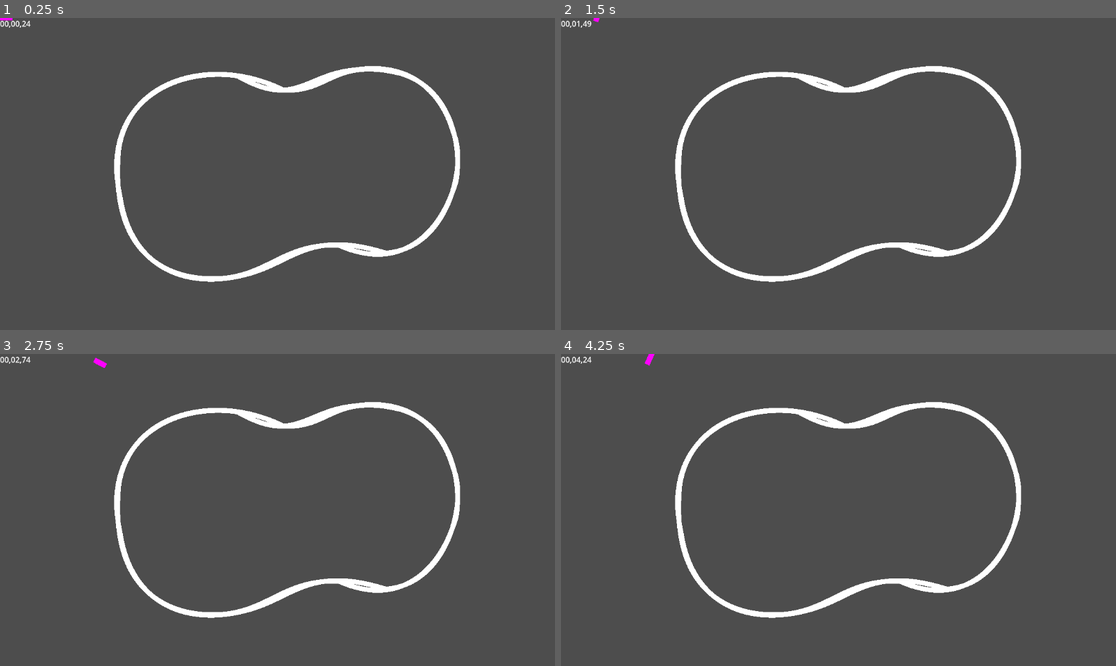
Above: before the commit, frames 1-4 (two rows, left to right).
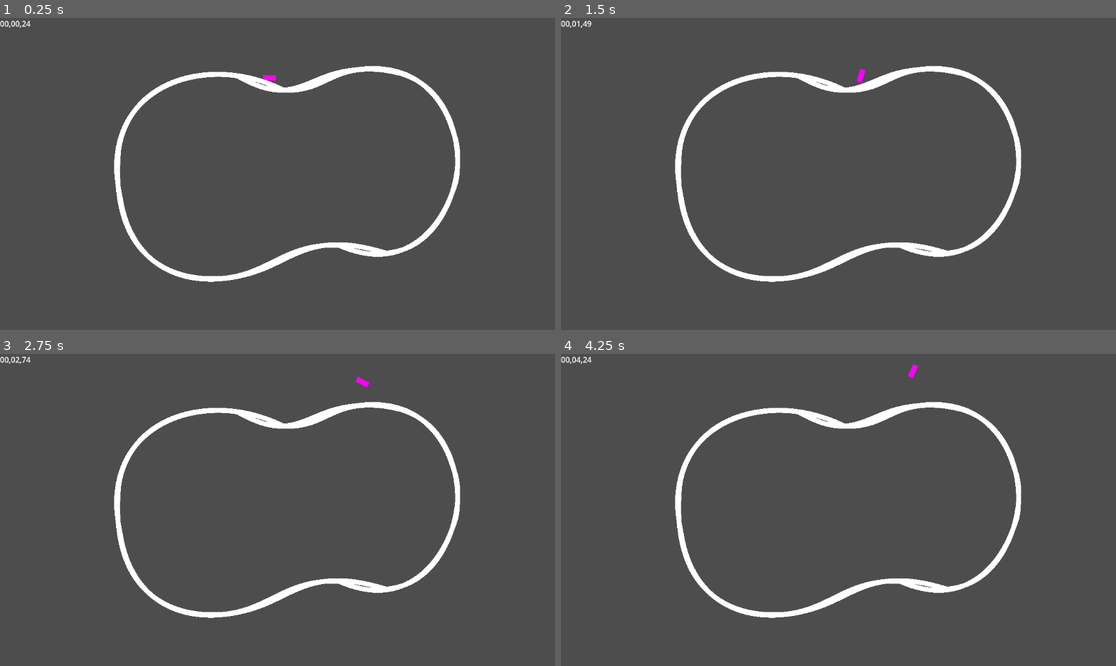
Above: after the commit, the same moments.

Repository: Timjb4235/three-brothers
Game: Godot game, scene res://scenes/main.tscn
Two runs of this game, one before a commit and one after it. Both use one fixed random seed, a clock stepped at 60 frames per second and the inputs below.
Inputs:
- Up to frame 1 (0.25 s): no input
- Up to frame 2 (1.5 s): hold Right (right) 0.53-1.28 s; hold Down (down) from 1.28 s (still down)
- Up to frame 3 (2.75 s): release Down (down) at 2.03 s; hold Right (right) from 2.03 s (still down)
- Up to frame 4 (4.25 s): release Right (right) at 2.78 s; hold Up (up) 2.78-3.53 s; hold A (left) from 3.53 s (still down)

The runs differ from the first frame. In frame 1, less than 0.1% of the frame differs, in the area x 0-50%, y 0-21%; in frame 2, less than 0.1%; in frame 3, less than 0.1%, in the area x 16-67%, y 1-11%; in frame 4, less than 0.1%.

Commit message:
Start player inside the track

Diff:
--- a/scenes/main.tscn
+++ b/scenes/main.tscn
@@ -3,7 +3,6 @@
 [ext_resource type="PackedScene" uid="uid://buvcruwwghpbq" path="res://scenes/player.tscn" id="1_acqvd"]
 [ext_resource type="Script" path="res://scripts/world.gd" id="1_ug30q"]
 [ext_resource type="PackedScene" uid="uid://cmsk4f5x8q77p" path="res://scenes/racetrack.tscn" id="2_smrmn"]
-[ext_resource type="Script" path="res://scenes/player.gd" id="2_x05w1"]
 [ext_resource type="PackedScene" path="res://scenes/gui.tscn" id="3_tf0ds"]
 
 [node name="Main" type="Node"]
@@ -12,7 +11,6 @@
 script = ExtResource("1_ug30q")
 
 [node name="Player" parent="World" instance=ExtResource("1_acqvd")]
-script = ExtResource("2_x05w1")
 
 [node name="Racetrack" parent="World" instance=ExtResource("2_smrmn")]
 
--- a/scenes/player.gd
+++ b/scenes/player.gd
@@ -10,7 +10,7 @@
 var rotation_input = 0
 var accel_input = 0
 # var spin = 0
-var racetrack: Node2D
+var _racetrack: Node2D
 var lap_progress:float
 var previous_progress:float
 var lap_count = 0
@@ -21,12 +21,17 @@
 
 # Called when the node enters the scene tree for the first time.
 func _ready():
-		velocity = Vector2(INITIAL_SPEED * cos(deg_to_rad(rotation)), INITIAL_SPEED * sin(deg_to_rad(rotation)))
+	print("player ready")
+	velocity = Vector2(INITIAL_SPEED * cos(deg_to_rad(rotation)), INITIAL_SPEED * sin(deg_to_rad(rotation)))
+
+func start(racetrack):
+	_racetrack = racetrack
+	position = _racetrack.get_start_position()
 
 @warning_ignore("unused_parameter")
 func _process(delta):
 	accel_particles.emitting = accel_input > 0
-	lap_progress = racetrack.get_lap_progress(position)
+	lap_progress = _racetrack.get_lap_progress(position)
 	if previous_progress - lap_progress > 0.9:
 		lap_count += 1
 	print(lap_count)
--- a/scripts/racetrack.gd
+++ b/scripts/racetrack.gd
@@ -100,6 +100,9 @@
 	outer_collider.add_child(outer_polygon)
 	add_child(outer_collider)
 
+func get_start_position():
+	return _path.curve.get_point_position(0)
+
 func get_lap_progress(player_position) -> float:
 	var curve_dist = _path.curve.get_closest_offset(player_position)
 	return curve_dist / _path.curve.get_baked_length()
--- a/scripts/world.gd
+++ b/scripts/world.gd
@@ -5,8 +5,7 @@
 
 # Called when the node enters the scene tree for the first time.
 func _ready():
-		player.racetrack = racetrack
-
+	player.start(racetrack)
 
 # Called every frame. 'delta' is the elapsed time since the previous frame.
 func _process(delta):
